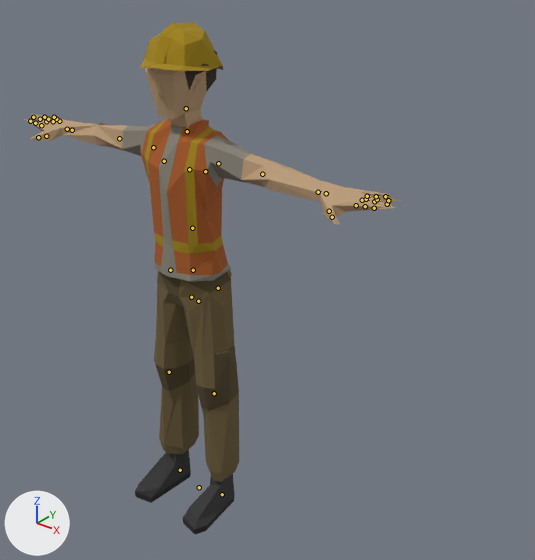
The glTF model apps/arcade/public/models/people/worker.glb: old version first, new version second.
Before and after are seen from a 50 mm camera at (1.74, -1.79, 2.15) aimed at (-0.09, 0.5, 0.73). Every picture has the same lights, and +X, +Y and +Z are marked at lower left. The first picture is the older version. The bones that change, and the others that lie on the model, are drawn over the model as lines.

Objects in the first picture: 'Worker_Feet'.
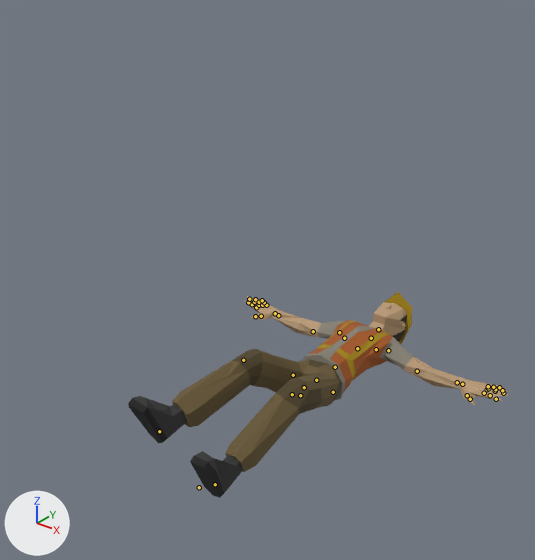
The newer file adds an action. The first version stands in its rest pose; the second is drawn at frame 19 of the action 'Death'.

The edits, one by one:
Bone 'Body' (bone_body) moves from (0.0, 0.0, 0.0) to (0.0, -0.0079, -0.00671).
Bone 'Body' (bone_body) turns from (0, 0, 0) to (-89, 0, 0) degrees about its own x, y and z.
Bone 'Neck' (bone_neck) turns from (0, 0, 0) to (14, 0, 0) degrees about its own x, y and z.
Bone 'Head' (bone_head) turns from (0, 0, 0) to (-24, 0, 0) degrees about its own x, y and z.
Bone 'UpperArm.L' (bone_upperarm_l) turns from (0, 0, 0) to (-2, 38, 15) degrees about its own x, y and z.
Bone 'LowerArm.L' (bone_lowerarm_l) turns from (0, 0, 0) to (13, 19, -11) degrees about its own x, y and z.
Bone 'Wrist.L' (bone_wrist_l) turns from (0, 0, 0) to (-2, 27, 0) degrees about its own x, y and z.
Bone 'Index2.L' (bone_index2_l) turns from (0, 0, 0) to (-14, 2, 0) degrees about its own x, y and z.
Bone 'Index3.L' (bone_index3_l) turns from (0, 0, 0) to (-7, 2, 1) degrees about its own x, y and z.
Bone 'Thumb3.L' (bone_thumb3_l) turns from (0, 0, 0) to (-13, -3, 7) degrees about its own x, y and z.
Bone 'UpperArm.R' (bone_upperarm_r) turns from (0, 0, 0) to (-2, -38, -15) degrees about its own x, y and z.
Bone 'LowerArm.R' (bone_lowerarm_r) turns from (0, 0, 0) to (14, -17, 8) degrees about its own x, y and z.
Bone 'Wrist.R' (bone_wrist_r) turns from (0, 0, 0) to (-2, -27, 0) degrees about its own x, y and z.
Bone 'Thumb3.R' (bone_thumb3_r) turns from (0, 0, 0) to (-13, 3, -7) degrees about its own x, y and z.
Bone 'UpperLeg.L' (bone_upperleg_l) turns from (0, 0, 0) to (-5, -9, 24) degrees about its own x, y and z.
Bone 'LowerLeg.L' (bone_lowerleg_l) turns from (0, 0, 0) to (43, 0, 0) degrees about its own x, y and z.
Bone 'UpperLeg.R' (bone_upperleg_r) turns from (0, 0, 0) to (-3, -6, -31) degrees about its own x, y and z.
Bone 'LowerLeg.R' (bone_lowerleg_r) turns from (0, 0, 0) to (42, 0, 0) degrees about its own x, y and z.
Bone 'Foot.L' (bone_foot_l) moves from (0.0, 0.0, 0.0) to (0.0, 0.00039, -0.00078).
Bone 'Foot.L' (bone_foot_l) turns from (0, 0, 0) to (-65, 0, 0) degrees about its own x, y and z.
Bone 'Foot.R' (bone_foot_r) moves from (0.0, 0.0, 0.0) to (-0.00077, 0.00032, -0.00186).
Bone 'Foot.R' (bone_foot_r) turns from (0, 0, 0) to (-65, 0, 0) degrees about its own x, y and z.

Changed parts and their boxes (x1, y1, x2, y2) in the pictures (535 x 560 px):
'Worker_Feet', posed (60% shorter)
    before: (25, 22, 400, 534)
    after: (128, 292, 509, 498)
bone 'Body', root to tip
    before: (198, 301) to (198, 299)
    after: (300, 395) to (301, 395)
bone 'Neck', root to tip
    before: (187, 131) to (187, 129)
    after: (371, 338) to (372, 337)
bone 'Head', root to tip
    before: (186, 108) to (186, 106)
    after: (378, 329) to (379, 329)
bone 'UpperArm.L', root to tip
    before: (218, 163) to (220, 164)
    after: (388, 350) to (389, 351)
bone 'LowerArm.L', root to tip
    before: (262, 174) to (264, 174)
    after: (417, 371) to (418, 371)
bone 'Wrist.L', root to tip
    before: (318, 192) to (320, 192)
    after: (457, 382) to (459, 383)
bone 'Index2.L', root to tip
    before: (356, 205) to (358, 206)
    after: (484, 393) to (485, 393)
bone 'Index3.L', root to tip
    before: (365, 206) to (367, 207)
    after: (490, 395) to (491, 396)
bone 'Thumb3.L', root to tip
    before: (332, 217) to (333, 218)
    after: (470, 399) to (471, 400)
bone 'UpperArm.R', root to tip
    before: (153, 147) to (151, 147)
    after: (339, 332) to (338, 332)
bone 'LowerArm.R', root to tip
    before: (119, 138) to (117, 138)
    after: (313, 331) to (311, 331)
bone 'Wrist.R', root to tip
    before: (72, 130) to (70, 129)
    after: (278, 315) to (277, 315)
bone 'Thumb3.R', root to tip
    before: (38, 137) to (36, 137)
    after: (255, 316) to (254, 316)
bone 'UpperLeg.L', root to tip
    before: (218, 288) to (218, 289)
    after: (333, 392) to (332, 392)
bone 'LowerLeg.L', root to tip
    before: (214, 393) to (214, 394)
    after: (292, 394) to (291, 395)
bone 'UpperLeg.R', root to tip
    before: (170, 270) to (170, 271)
    after: (293, 375) to (292, 374)
bone 'LowerLeg.R', root to tip
    before: (169, 372) to (169, 372)
    after: (243, 360) to (243, 360)
bone 'Foot.L', root to tip
    before: (222, 494) to (220, 495)
    after: (215, 484) to (214, 483)
bone 'Foot.R', root to tip
    before: (180, 470) to (178, 471)
    after: (159, 431) to (159, 430)
